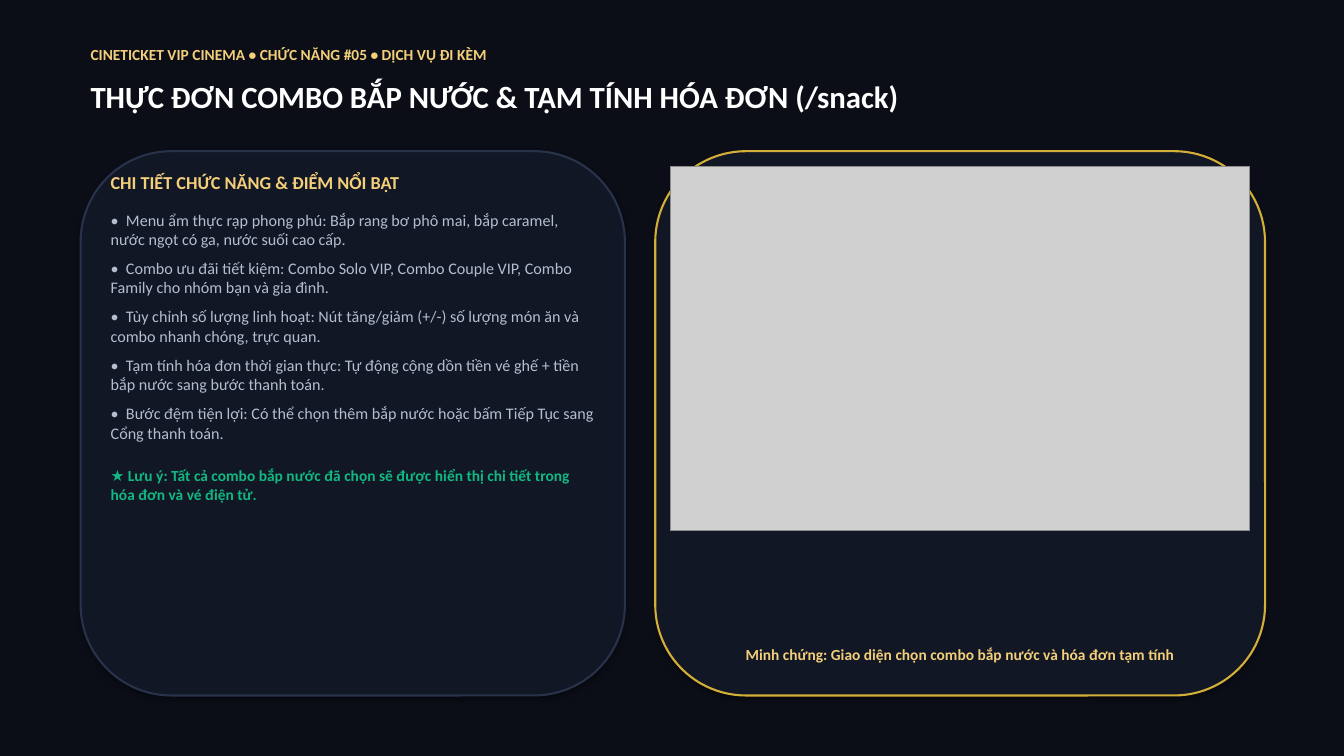
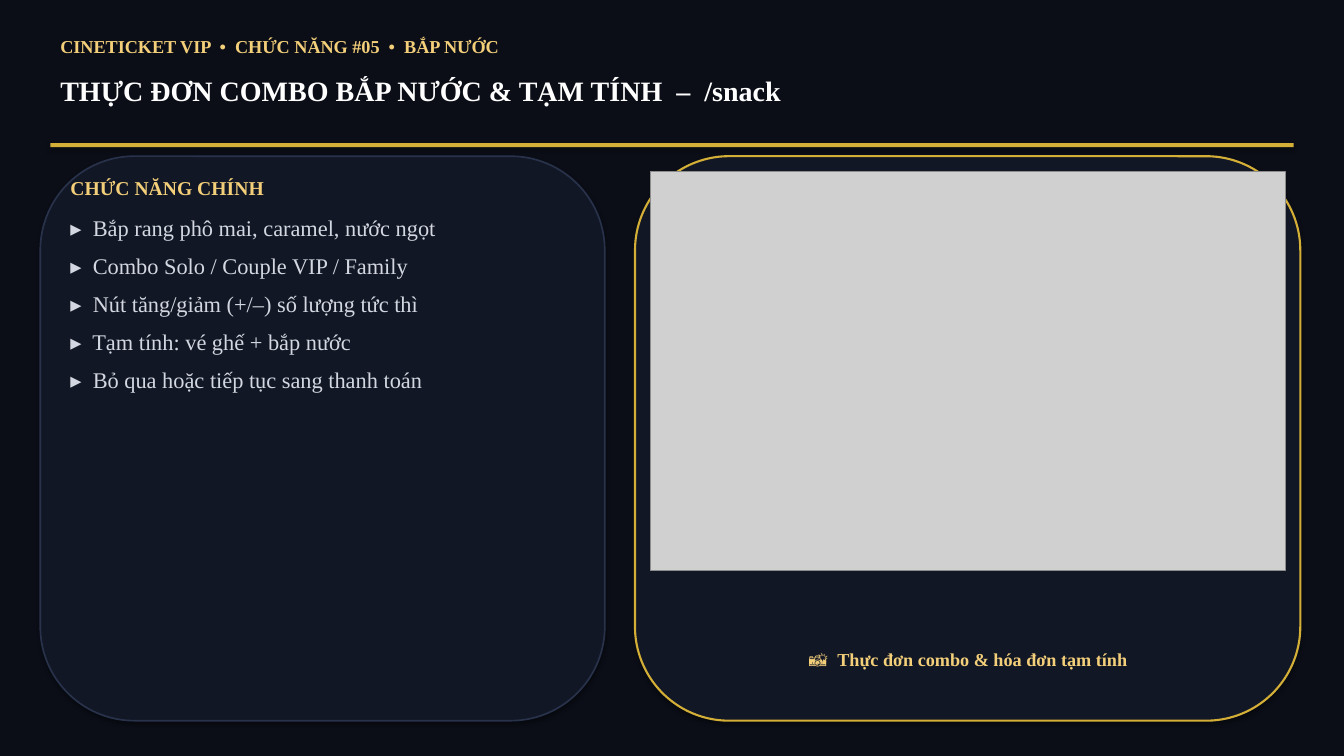
Before and after one commit to hathao109207-oss/hathao, a slide deck: slide 6 of BaoCao_ChucNang_CineTicket.pptx. Drawn at 1344x756 pixels with LibreOffice and Linux fonts; fonts in the diff are those of the drawing; grey boxes stand for pictures. Boxes give left, top, right and bottom in pixels: in the first picture for what was removed or moved away, otherwise in the second. Text is boxed around its words. In the diff, an @@ line names an element or a change of style, - is before the commit and + after.

Commit message:
style(pptx): font Times New Roman 16, noi dung rut gon theo tu khoa

```diff
--- a/BaoCao_ChucNang_CineTicket.pptx
+++ b/BaoCao_ChucNang_CineTicket.pptx
@@ text at (x1=60, y1=39, x2=499, y2=54): text changed; size 11 to 13 pt; font Calibri to Times New Roman @@
-CINETICKET VIP CINEMA • CHỨC NĂNG #05 • DỊCH VỤ ĐI KÈM
+CINETICKET VIP • CHỨC NĂNG #05 • BẮP NƯỚC
@@ text at (x1=60, y1=80, x2=780, y2=107): text changed; size 22 to 20 pt; font Calibri to Times New Roman @@
-THỰC ĐƠN COMBO BẮP NƯỚC & TẠM TÍNH HÓA ĐƠN (/snack)
+THỰC ĐƠN COMBO BẮP NƯỚC & TẠM TÍNH – /snack
@@ rectangle added at (x1=50, y1=143, x2=1294, y2=147), fill #D4AF37 @@
@@ rounded rectangle resized from (x1=81, y1=151, x2=625, y2=696) to (x1=40, y1=156, x2=605, y2=721) @@
@@ rounded rectangle at (x1=40, y1=156, x2=605, y2=721): outline #28324B 1.5 pt to #28324B 1.2 pt @@
@@ rounded rectangle resized from (x1=655, y1=151, x2=1265, y2=696) to (x1=635, y1=156, x2=1301, y2=721) @@
@@ picture resized from (x1=670, y1=166, x2=1250, y2=530) to (x1=650, y1=171, x2=1286, y2=571) @@
@@ text at (x1=70, y1=180, x2=436, y2=393): text changed; size 11.5 to 16 pt; font Calibri to Times New Roman; text colour #B4BECD to #D2D7E1 @@
-CHI TIẾT CHỨC NĂNG & ĐIỂM NỔI BẬT
-• Menu ẩm thực rạp phong phú: Bắp rang bơ phô mai, bắp caramel, nước ngọt có ga, nước suối cao cấp.
-• Combo ưu đãi tiết kiệm: Combo Solo VIP, Combo Couple VIP, Combo Family cho nhóm bạn và gia đình.
-• Tùy chỉnh số lượng linh hoạt: Nút tăng/giảm (+/-) số lượng món ăn và combo nhanh chóng, trực quan.
-• Tạm tính hóa đơn thời gian thực: Tự động cộng dồn tiền vé ghế + tiền bắp nước sang bước thanh toán.
-• Bước đệm tiện lợi: Có thể chọn thêm bắp nước hoặc bấm Tiếp Tục sang Cổng thanh toán.
-★ Lưu ý: Tất cả combo bắp nước đã chọn sẽ được hiển thị chi tiết trong hóa đơn và vé điện tử.
+CHỨC NĂNG CHÍNH
+▸ Bắp rang phô mai, caramel, nước ngọt
+▸ Combo Solo / Couple VIP / Family
+▸ Nút tăng/giảm (+/–) số lượng tức thì
+▸ Tạm tính: vé ghế + bắp nước
+▸ Bỏ qua hoặc tiếp tục sang thanh toán
@@ text at (x1=837, y1=653, x2=1127, y2=670): text changed; size 11 to 13 pt; font Calibri to Times New Roman @@
-Minh chứng: Giao diện chọn combo bắp nước và hóa đơn tạm tính
+📸 Thực đơn combo & hóa đơn tạm tính
```
Also in this commit, not shown: 15 other slides changed, 1 other file.
